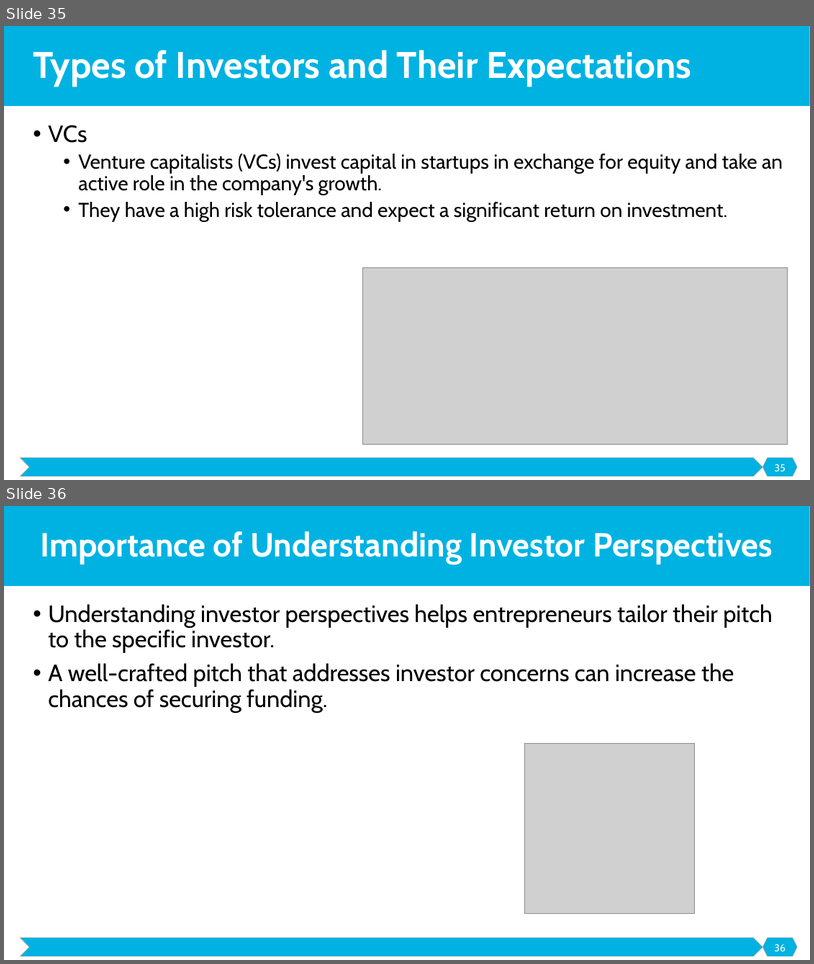
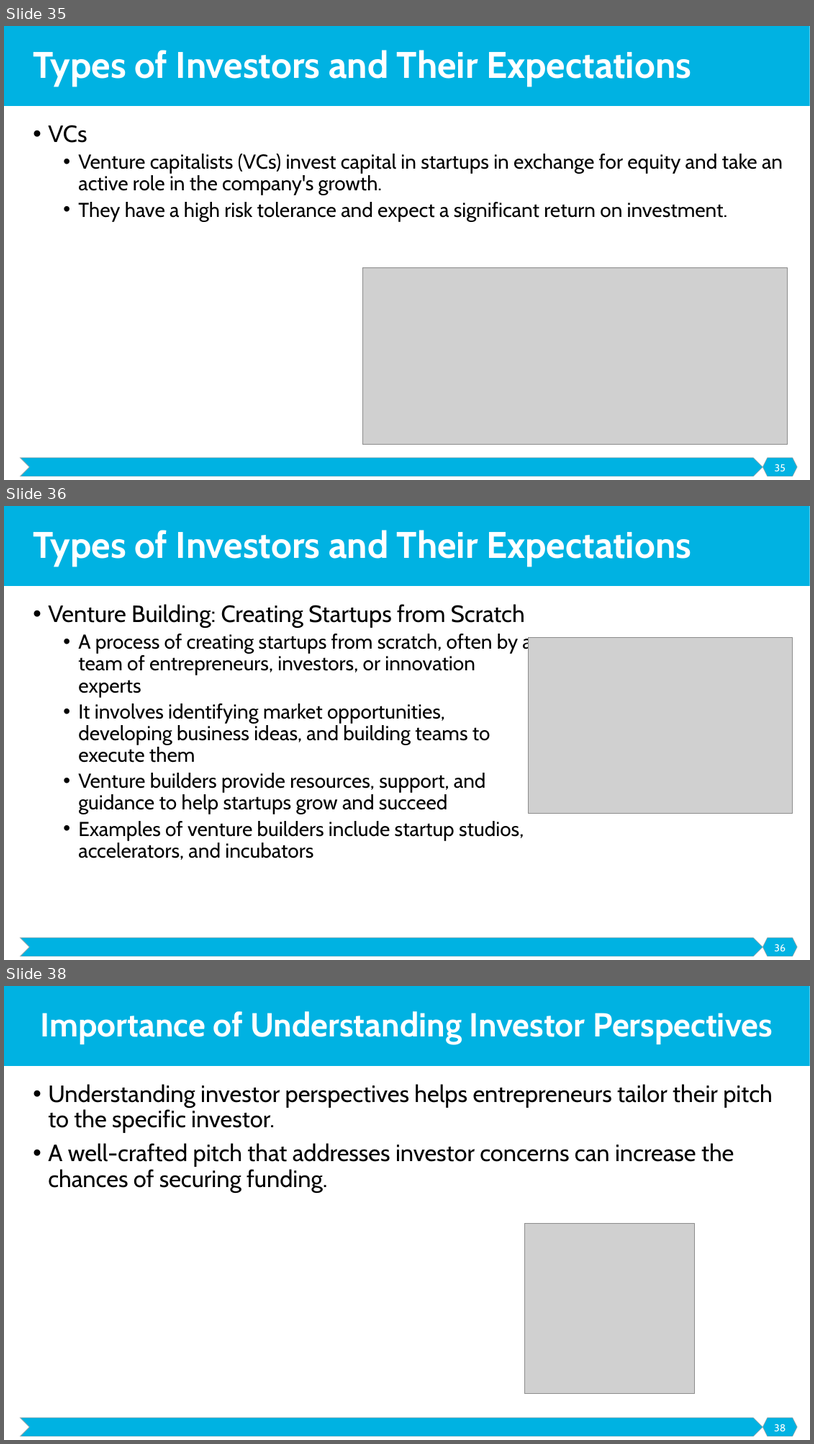
Before and after one commit to malenezi/malenezi, a slide deck: SE495/Lectures/5-Securing Funding/Securing Funding.pptx. Shown one above the other, each under a label of ours: slides 35 and 36 before the commit, slides 35, 36 and 38 after it; the slides between them are not shown. The pictures are 814x964 and 814x1444 pixels, drawn with LibreOffice and Linux fonts; fonts in the diff are those of the drawing; grey boxes stand for pictures. Boxes give left, top, right and bottom in pixels: in the first picture for what was removed or moved away, otherwise in the second. Text is boxed around its words. In the diff, an @@ line names an element or a change of style, - is before the commit and + after.

```diff
--- a/SE495/Lectures/5-Securing Funding/Securing Funding.pptx
+++ b/SE495/Lectures/5-Securing Funding/Securing Funding.pptx
@@ slide 36 added at box(4, 506, 810, 960), background #FFFFFF; not listed: 3 template elements that a slide beside it also shows @@
@@ title added at box(33, 530, 692, 566), 44 pt, text #FFFFFF, bold @@
+Types of Investors and Their Expectations
@@ text added at box(48, 604, 532, 860), 24 pt, text #000000 @@
+• Venture Building: Creating Startups from Scratch
+  • A process of creating startups from scratch, often by a team of entrepreneurs, investors, or innovation experts
+  • It involves identifying market opportunities, developing business ideas, and building teams to execute them
+  • Venture builders provide resources, support, and guidance to help startups grow and succeed
+  • Examples of venture builders include startup studios, accelerators, and incubators
@@ picture added at box(528, 637, 793, 813) @@
@@ page number added at box(774, 944, 786, 952), 12 pt, text #FFFFFF @@
+36
@@ what was slide 36 is now slide 38 @@
@@ page number at box(774, 1424, 786, 1431): text changed @@
-36
+38
```
Also in this commit, not shown: 1 other slide added, 1 other file.
